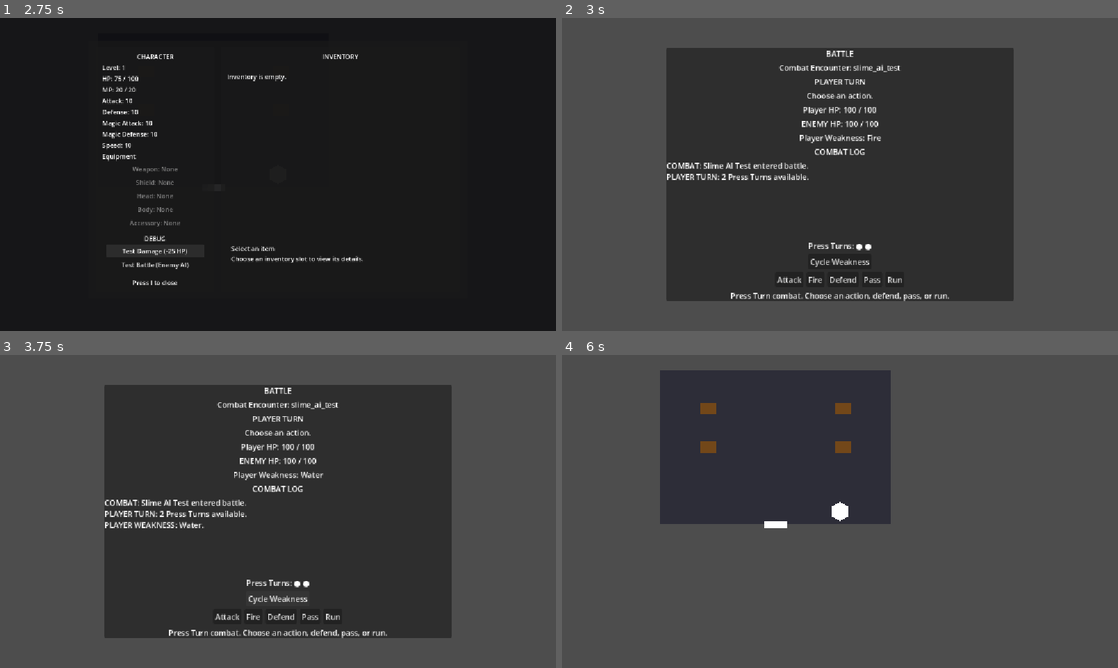
Above: before the commit, frames 1-4 (two rows, left to right).
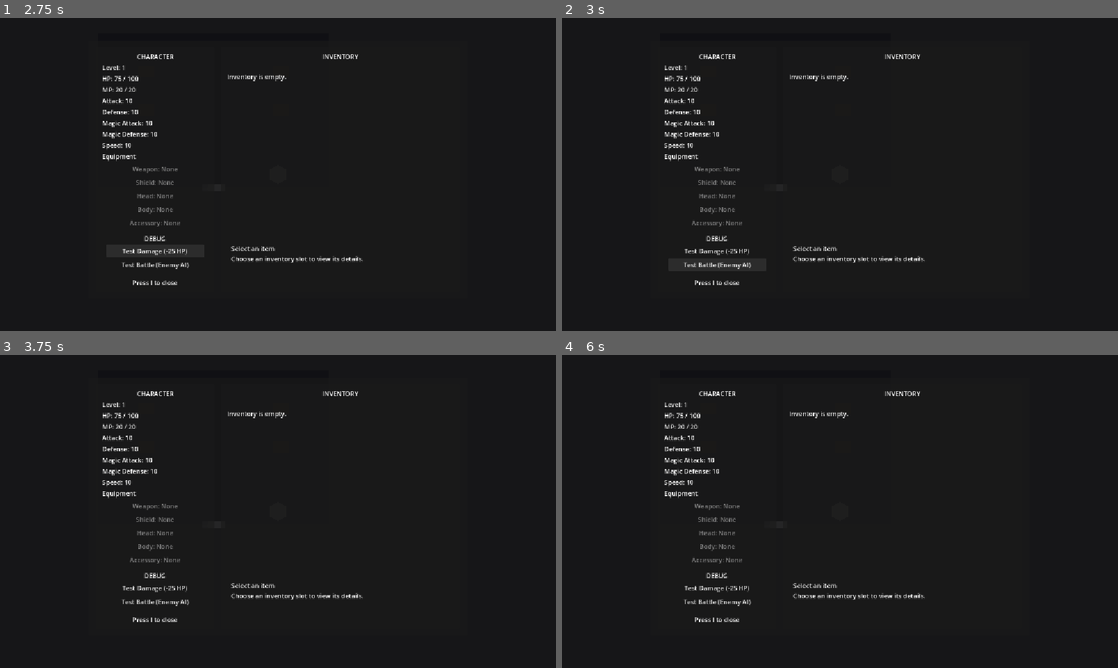
Above: after the commit, the same moments.

Repository: salexume94-pixel/Scripts
Game: Godot game, scene res://scenes/World.tscn
The game is run twice, just before and just after one commit, with the same random seed, the same clock (stepped at 60 frames per second) and the same inputs.
Inputs (mouse positions are in pixels of both pictures, inside the frame that each line leads up to):
- Up to frame 1 (2.75 s): tap Enter at 0.5 s; hold Right (ui_right) 0.53-1.28 s; tap E at 0.6 s; hold Down (ui_down) 1.28-2 s; tap I at 1.35 s; click "Test Damage (-25 HP)" at 2 s
- Up to frame 2 (3 s): click "Test Battle (Enemy AI)" at 2.75 s
- Up to frame 3 (3.75 s): click (278, 599) at 3.5 s, where only the run before the commit has a clickable "Cycle Weakness"
- Up to frame 4 (6 s): click (845, 617) at 4.25 s, where only the run before the commit has a clickable "Defend"; click (873, 617) at 5 s, where only the run before the commit has a clickable "Pass"; click (895, 617) at 5.75 s, where only the run before the commit has a clickable "Run"

Frame 1 is identical in both runs. In frame 2, 54% of the frame differs, in the area x 0-100%, y 0-100%; in frame 3, 55%; in frame 4, 99%.
Error after the commit: Parse Error: Closing ")" doesn't have an opening counterpart. (res://systems/combat_manager.gd:439)

Commit message:
Make weakness hunter favor weakness two out of three turns

Diff:
--- a/systems/combat_manager.gd
+++ b/systems/combat_manager.gd
@@ -317,8 +317,9 @@
 
 func _select_enemy_action(enemy_data: Resource) -> Resource:
 	# Select from the enemy's available actions using both configured weights and
-	# the enemy's behavior profile. Known Player weaknesses can raise an action's
-	# priority, while harmful affinities can remove an action from consideration.
+	# the enemy's behavior profile. Weakness hunters explicitly reserve a
+	# configurable share of their decisions for actions targeting the Player's
+	# known weakness instead of merely making those actions more likely.
 	if enemy_data == null or enemy_data.actions.is_empty():
 		return null
 
@@ -329,10 +330,18 @@
 	var total_weight := 0.0
 	var weighted_actions: Array[Dictionary] = []
 	var max_power := 1
+	var target_weakness_actions := false
 	last_enemy_ai_debug.clear()
+
 	for action in enemy_data.actions:
 		if action != null:
 			max_power = maxi(max_power, action.power)
+
+	if behavior.strategy == ENEMY_BEHAVIOR_PROFILE.Strategy.WEAKNESS_HUNTER:
+		# For the Slime AI test profile this produces approximately 2 weakness
+		# attacks for every 1 non-weakness attack over a large sample. It is
+		# intentionally probabilistic, so individual sequences may vary.
+		target_weakness_actions = randf() < behavior.weakness_selection_chance
 
 	for action in enemy_data.actions:
 		if action == null or action.selection_weight <= 0.0:
@@ -347,9 +356,12 @@
 				# configured relative weights.
 				weight *= lerpf(1.0, 2.0, clampf(float(action.power) / float(max_power), 0.0, 1.0))
 			ENEMY_BEHAVIOR_PROFILE.Strategy.WEAKNESS_HUNTER:
-				# Weakness hunters strongly prioritize actions that exploit a known
-				# Player weakness.
-				if player_affinity == AFFINITIES.Type.WEAK:
+				# First choose whether this turn belongs to the weakness or
+				# non-weakness pool. Then preserve configured weights inside that pool.
+				var is_weakness_action := player_affinity == AFFINITIES.Type.WEAK
+				if is_weakness_action != target_weakness_actions:
+					weight = 0.0
+				elif is_weakness_action:
 					weight *= action.weakness_weight_multiplier * behavior.weakness_priority
 
 		if player_affinity != AFFINITIES.Type.NORMAL and player_affinity != AFFINITIES.Type.WEAK:
@@ -371,6 +383,13 @@
 		else:
 			last_enemy_ai_debug.append("AI: %s -> %s | REJECTED (weight 0)" % [action.display_name, affinity_name])
 
+	# If the requested pool is empty, fall back to the other pool rather than
+	# skipping the enemy turn. This is important for enemies with no elemental
+	# weakness action or no valid non-weakness action.
+	if total_weight <= 0.0 and behavior.strategy == ENEMY_BEHAVIOR_PROFILE.Strategy.WEAKNESS_HUNTER:
+		target_weakness_actions = not target_weakness_actions
+		return _select_enemy_action_from_pool(enemy_data, behavior, target_weakness_actions)
+
 	if total_weight <= 0.0:
 		return null
 
@@ -385,150 +404,36 @@
 	return weighted_actions.back().action
 
 
-func _get_player_affinity(damage_type: int) -> int:
-	# Resolve the Player's captured affinity for an enemy action's damage type.
-	# Unconfigured damage types are intentionally treated as Normal.
-	if not is_in_combat():
-		return AFFINITIES.Type.NORMAL
-
-	for entry in active_combat.player_affinities:
-		if entry == null:
+func _select_enemy_action_from_pool(enemy_data: Resource, behavior: Resource, target_weakness_actions: bool) -> Resource:
+	# Fallback selector used only when the requested weakness/non-weakness pool
+	# contains no valid actions.
+	var weighted_actions: Array[Dictionary] = []
+	var total_weight := 0.0
+
+	for action in enemy_data.actions:
+		if action == null or action.selection_weight <= 0.0:
 			continue
-		if entry.damage_type == damage_type:
-			return entry.affinity
-
-	return AFFINITIES.Type.NORMAL
-
-func get_last_enemy_action_name() -> String:
-	return active_combat.last_enemy_action_name if is_in_combat() else ""
-
-func get_enemy_hp() -> int:
-	return active_combat.enemy_hp if is_in_combat() else 0
-func get_last_damage() -> int:
-	return active_combat.last_damage if is_in_combat() else 0
-func get_enemy_max_hp() -> int:
-	return active_combat.enemy_max_hp if is_in_combat() else 0
-func get_last_player_attack() -> int:
-	return active_combat.last_player_attack if is_in_combat() else 0
-func get_player_press_turns() -> int:
-	return active_combat.player_press_turns if is_in_combat() else 0
-func get_player_press_turns_remaining() -> float:
-	return active_combat.player_press_turns_remaining if is_in_combat() else 0.0
-func get_last_enemy_damage() -> int:
-	return active_combat.last_enemy_damage if is_in_combat() else 0
-func get_last_player_affinity() -> int:
-	return active_combat.last_player_affinity if is_in_combat() else 0
-func get_last_player_damage_type() -> int:
-	return active_combat.last_player_damage_type if is_in_combat() else DAMAGE_TYPES.Type.PHYSICAL
-func get_last_player_result_type() -> String:
-	return active_combat.last_player_result_type if is_in_combat() else ""
-
-func get_last_player_critical() -> bool:
-	# Return whether the most recent Player action resolved as a critical hit.
-	# Battle uses this getter only for presentation; the combat result itself
-	# remains stored in CombatState and resolved by CombatRules.
-	return active_combat.last_player_critical if is_in_combat() else false
-func is_player_turn() -> bool:
-	return is_in_combat() and active_combat.phase == COMBAT_STATE_SCRIPT.Phase.PLAYER_TURN
-func is_enemy_turn() -> bool:
-	return is_in_combat() and active_combat.phase == COMBAT_STATE_SCRIPT.Phase.ENEMY_TURN
-func is_victory() -> bool:
-	return is_in_combat() and active_combat.phase == COMBAT_STATE_SCRIPT.Phase.VICTORY
-func is_defeat() -> bool:
-	return is_in_combat() and active_combat.phase == COMBAT_STATE_SCRIPT.Phase.DEFEAT
-
-func end_combat() -> bool:
-	if not is_in_combat():
-		return false
-	active_combat = null
-	var destination := return_scene_path
-	var destination_position := return_player_position
-	return_scene_path = ""
-	return_player_position = Vector2.ZERO
-	if destination.is_empty():
-		return false
-	SceneManager.change_scene(destination, destination_position)
-	return true
-
-func get_active_enemy_id() -> String:
-	return active_combat.enemy_id if is_in_combat() else ""
-
-func get_active_enemy_name() -> String:
-	if not is_in_combat():
-		return ""
-	var enemy_data: Resource = enemy_data_for_active_combat()
-	if enemy_data == null:
-		return active_combat.enemy_id
-	return enemy_data.display_name
-
-func _append_combat_log(entry: String) -> void:
-	combat_log.append(entry)
-	if combat_log.size() > 100:
-		combat_log.pop_front()
-	combat_log_updated.emit()
-
-func get_combat_log() -> Array[String]:
-	return combat_log.duplicate()
-
-func add_combat_log(entry: String) -> void:
-	## Allow the Battle presentation layer to record non-damage actions.
-	_append_combat_log(entry)
-
-func cycle_player_weakness() -> bool:
-	## Cycle the active Player elemental weakness through Fire, Water, Earth,
-	## Air, Light, and Dark for deterministic Enemy AI testing.
-	if not is_in_combat() or active_combat.player_affinities.is_empty():
-		return false
-
-	var elemental_types: Array[int] = [
-		DAMAGE_TYPES.Type.FIRE,
-		DAMAGE_TYPES.Type.WATER,
-		DAMAGE_TYPES.Type.EARTH,
-		DAMAGE_TYPES.Type.AIR,
-		DAMAGE_TYPES.Type.LIGHT,
-		DAMAGE_TYPES.Type.DARK,
-	]
-	var current_index := 0
-	for entry in active_combat.player_affinities:
-		if entry == null:
+		var player_affinity := _get_player_affinity(action.damage_type)
+		var is_weakness_action := player_affinity == AFFINITIES.Type.WEAK
+		if is_weakness_action != target_weakness_actions:
 			continue
-		if entry.affinity == AFFINITIES.Type.WEAK:
-			var found_index := elemental_types.find(entry.damage_type)
-			if found_index >= 0:
-				current_index = found_index
-			break
-
-	var next_index := (current_index + 1) % elemental_types.size()
-	for entry in active_combat.player_affinities:
-		if entry == null:
-			continue
-		if entry.damage_type in elemental_types:
-			entry.affinity = AFFINITIES.Type.WEAK if entry.damage_type == elemental_types[next_index] else AFFINITIES.Type.NORMAL
-
-	_append_combat_log("PLAYER WEAKNESS: %s." % DAMAGE_TYPES.get_display_name(elemental_types[next_index]))
-	return true
-
-func get_player_weakness_debug() -> String:
-	## Return the active elemental weakness for Battle presentation.
-	if not is_in_combat():
-		return "None"
-	for entry in active_combat.player_affinities:
-		if entry == null:
-			continue
-		if entry.affinity == AFFINITIES.Type.WEAK:
-			return DAMAGE_TYPES.get_display_name(entry.damage_type)
-	return "None"
-
-func get_player_affinity_debug() -> Array[String]:
-	var result: Array[String] = []
-	if not is_in_combat():
-		return result
-	for entry in active_combat.player_affinities:
-		if entry == null:
-			continue
-		result.append("%s: %s" % [DAMAGE_TYPES.get_display_name(entry.damage_type), AFFINITIES.get_display_name(entry.affinity)])
-	return result
-
-func get_last_enemy_ai_debug() -> Array[String]:
-	## Return the most recent enemy action-selection trace for debug presentation.
-	return last_enemy_ai_debug.duplicate()
+		var weight: float = action.selection_weight
+		if is_weakness_action:
+			weight *= action.weakness_weight_multiplier * behavior.weakness_priority
+		if active_combat.last_enemy_action_id == action.action_id:
+			weight *= behavior.repeat_action_multiplier
+		if weight > 0.0:
+			weighted_actions.append({"action": action, "weight": weight})
+			total_weight += weight
+
+	if total_weight <= 0.0:
+		return null
+
+	var roll := randf() * total_weight
+	for entry in weighted_actions:
+		roll -= entry.weight
+		if roll < 0.0:
+			last_enemy_ai_debug.append("AI SELECTED: %s" % entry.action.display_name)
+			return entry.action
+	return weighted_actions.back().action
+)
